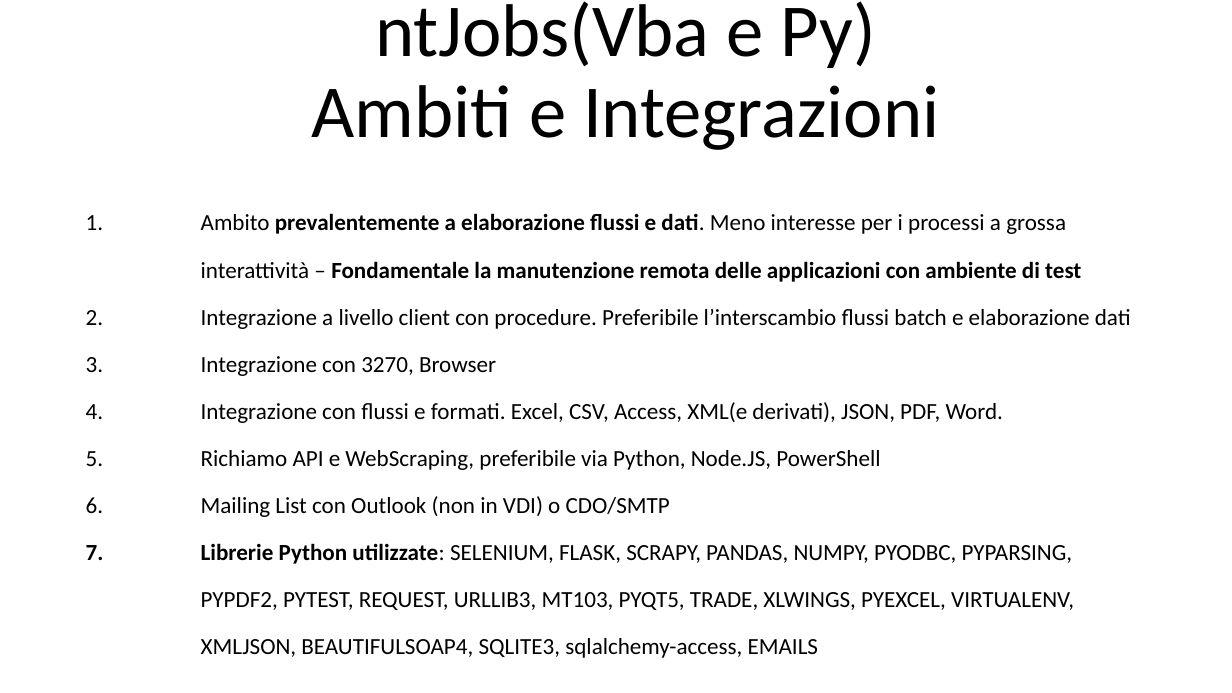
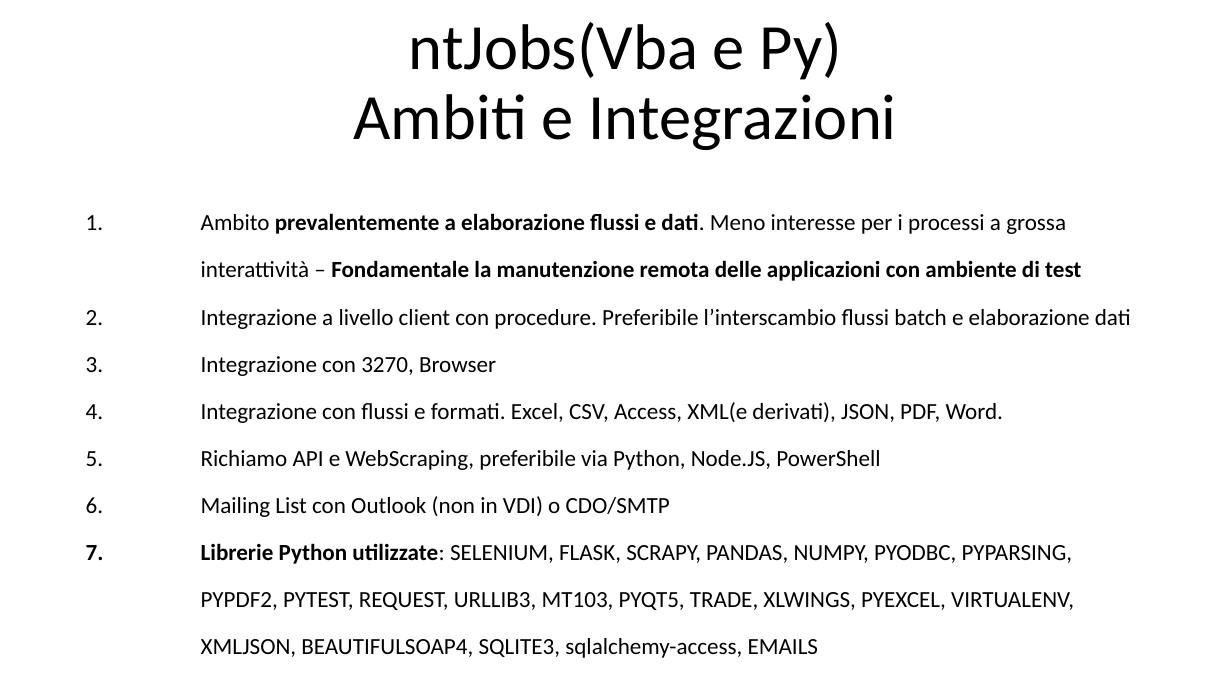
Before and after one commit to ntgcorp/ntJobsOS, a slide deck: slide 21 of ntjobs_white_paper_it.pptx (slide 20 before the commit). Drawn at 1232x693 pixels with LibreOffice and Linux fonts; fonts in the diff are those of the drawing. Boxes give left, top, right and bottom in pixels: in the first picture for what was removed or moved away, otherwise in the second. Text is boxed around its words. In the diff, an @@ line names an element or a change of style, - is before the commit and + after.

```diff
--- a/ntjobs_white_paper_it.pptx
+++ b/ntjobs_white_paper_it.pptx
@@ text "ntJobs(Vba e Py) Ambiti e ..." at [354,22,896,150]: size 58.2 to 50.3 pt @@
```
Also in this commit, not shown: 11 other slides changed, 1 slide added.
